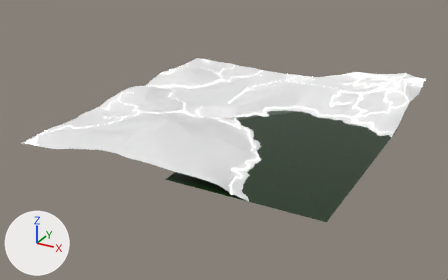
Before and after pictures for a commit that changed the glTF model Cont_Models/Sector4/Msh_Terrain.glb.
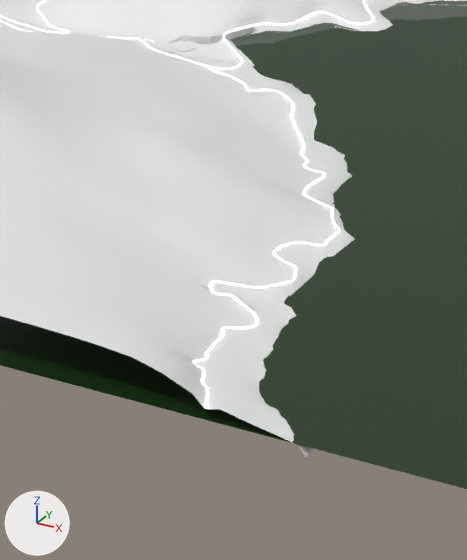
Each version appears first whole from a 50 mm camera at (3763.0, -7386.0, 3206.0) aimed at (-136.0, -296.0, -339.0), and next in a close-up on the part from 42% to 64% of the width and 39% to 81% of the height. Lighting does not change. The marker at lower left points along +X, +Y and +Z. Where no turn or scale is listed for an object, it has been applied to the vertices. Vertices at the same position are counted once.

The scene before the commit, as lines of its bpy script (objects in view):
```python
ob_msh_sec4_bloque26 = bpy.data.objects.new('Msh_Sec4_Bloque26', me_msh_sec4_bloque26)
ob_msh_sec4_bloque26.location = (1788.0, 3.0, -31.0)
ob_msh_sec4_bloque33 = bpy.data.objects.new('Msh_Sec4_Bloque33', me_msh_sec4_bloque33)
ob_msh_sec4_bloque33.location = (1788.0, 3.0, -31.0)
ob_msh_sec4_bloque34 = bpy.data.objects.new('Msh_Sec4_Bloque34', me_msh_sec4_bloque34)
ob_msh_sec4_bloque34.location = (1788.0, 3.0, -31.0)
ob_msh_sec4_bloque40 = bpy.data.objects.new('Msh_Sec4_Bloque40', me_msh_sec4_bloque40)
ob_msh_sec4_bloque40.location = (1788.0, 3.0, -31.0)
ob_msh_water = bpy.data.objects.new('Msh_Water', me_msh_agua)
ob_msh_water.location = (0.0, 0.0, 0.0)
# me_msh_sec4_bloque26
# before: 24 (-1571.0, -353.0, -1.0) at pixel (272, 74), 157 (-1491.0, -367.0, -2.0), 158 (-1560.0, -317.0, -2.0) at pixel (281, 71), 159 (-1536.0, -337.0, -2.0) at pixel (285, 75), 160 (-1505.0, -362.0, -2.0) at pixel (291, 80)
# before: 161 (-1525.0, -351.0, -2.0), 162 (-1543.0, -330.0, -2.0) at pixel (284, 74), 163 (-1517.0, -358.0, -2.0) at pixel (288, 79), 164 (-1484.0, -348.0, -24.0), 165 (-1521.0, -324.0, -24.0)
# before: 166 (-1499.0, -343.0, -24.0), 167 (-1511.0, -337.0, -24.0), 168 (-1530.0, -315.0, -24.0), 169 (-1507.0, -340.0, -24.0)
# also in view: 'Msh_Sec4_Bloque35' at (595.0, -1896.0, 47.0); 'Msh_Sec4_Bloque18' at (-598.0, 2.0, -18.0); 'Msh_Sec4_Bloque19' at (-598.0, -631.0, 42.0); 'Msh_Sec4_Bloque25' at (8.0, -3.0, 12.0); 'Msh_Sec4_Bloque27' at (-1.0, -1263.0, 194.0)
```
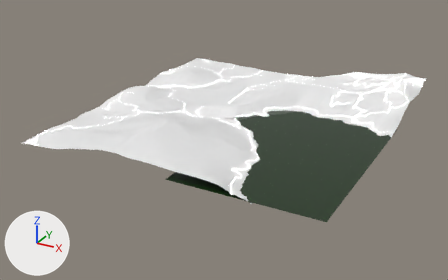
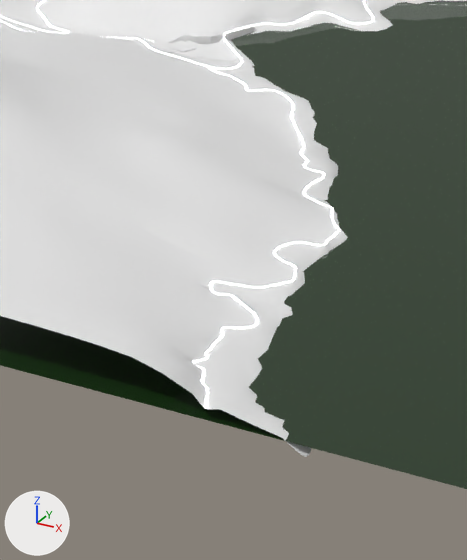
Where the newer file only moved an object's origin or applied its transform, the numbers keep the older frame.

Patch to the scene script:
```diff
--- a/Cont_Models/Sector4/Msh_Terrain.glb.py
+++ b/Cont_Models/Sector4/Msh_Terrain.glb.py
@@ me_msh_sec4_bloque26 @@
 me_msh_sec4_bloque26.from_pydata(...)  # 283 vertices, 516 faces; spans x -2087.0..-1484.0, y -950.0..-301.0, z -24.0..173.0
 # used by ob_msh_sec4_bloque26; location = (1788.0, 3.0, -31.0)
-me_msh_sec4_bloque26.vertices[266].co = (-1548.0, -301.0, -24.0)
+# me_msh_sec4_bloque26 part 1
+for i in [*range(157, 164)]: me_msh_sec4_bloque26.vertices[i].co += Vector((-13.0, -25.0, -17.0))
+for i in [24, *range(164, 170)]: me_msh_sec4_bloque26.vertices[i].co += Vector((-13.0, -25.0, 0.0))
+me_msh_sec4_bloque26.vertices[266].co = (-1551.0, -338.0, -25.0)
 me_msh_sec4_bloque26.materials.append(mat_mat_sector4_26)
@@ me_msh_sec4_bloque34 @@
 me_msh_sec4_bloque34.from_pydata(...)  # 372 vertices, 676 faces; spans x -1491.0..-884.0, y -1583.0..-950.0, z -24.0..158.0
 # used by ob_msh_sec4_bloque34; location = (1788.0, 3.0, -31.0)
+# me_msh_sec4_bloque34 part 2: 38 of 372 vertices moved; they spanned x -1061.0..-895.0, y -1425.0..-950.0, z -24.0..1.0 and now span x -1069.0..-895.0, y -1429.0..-950.0, z -24.0..-13.0; mean shift (-2.0, 0.0, -15.0); largest move (-895.0, -1334.0, -1.0) -> (-909.0, -1338.0, -18.0)
 me_msh_sec4_bloque34.materials.append(mat_mat_sector4_34)
@@ me_msh_sec4_bloque33 @@
 # used by ob_msh_sec4_bloque33; location = (1788.0, 3.0, -31.0)
-me_msh_sec4_bloque33.from_pydata(...)  # 269 vertices, 462 faces; spans x -1491.0..-1040.0, y -950.0..-349.0, z -27.0..99.0
+me_msh_sec4_bloque33.from_pydata(...)  # 267 vertices, 460 faces; spans x -1504.0..-1049.0, y -950.0..-374.0, z -27.0..99.0
+# me_msh_sec4_bloque33 part 3
+# 5 vertices are removed from x -1079.0..-1061.0, y -869.0..-851.0, z -24.0..-2.0
+# 12 faces are deleted
+# 11 vertices in x -1278.0..-1165.0, y -682.0..-484.0, z -24.0..-2.0 move by (-24.0, -25.0, 0.0)
+# 9 vertices in x -1151.0..-1064.0, y -878.0..-736.0, z -2.0 move by (-24.0, -17.0, -17.0)
+# 9 vertices in x -1282.0..-1183.0, y -691.0..-497.0, z -2.0 move by (-25.0, -25.0, -17.0)
+# 9 vertices in x -1123.0..-1042.0, y -882.0..-745.0, z -24.0 move by (-24.0, -17.0, 0.0)
+# 7 vertices in x -1226.0..-1189.0, y -681.0..-592.0, z -2.0..-1.0 move by (-24.0, -25.0, -17.0)
+# 5 vertices in x -1250.0..-1164.0, y -713.0..-546.0, z -2.0 move by (-25.0, -26.0, -17.0)
+# 70 vertices move from x -1491.0..-1040.0, y -950.0..-349.0, z -27.0..7.0 to x -1504.0..-1049.0, y -950.0..-374.0, z -27.0..2.0
+# 3 vertices are added at (-1095.0, -886.0, -19.0), (-1103.0, -881.0, -19.0), (-1085.0, -869.0, -24.0)
+# 10 new faces join them
 me_msh_sec4_bloque33.materials.append(mat_mat_sector4_33)
@@ me_msh_sec4_bloque40 @@
 # used by ob_msh_sec4_bloque40; location = (1788.0, 3.0, -31.0)
-me_msh_sec4_bloque40.from_pydata(...)  # 206 vertices, 329 faces; spans x -901.0..-534.0, y -2218.0..-1576.0, z -24.0..90.0
+me_msh_sec4_bloque40.from_pydata(...)  # 206 vertices, 329 faces; spans x -901.0..-534.0, y -2218.0..-1578.0, z -24.0..90.0
+# me_msh_sec4_bloque40 part 4: 67 of 206 vertices moved; they spanned x -832.0..-555.0, y -2216.0..-1576.0, z -24.0..3.0 and now span x -842.0..-555.0, y -2216.0..-1578.0, z -24.0..1.0; mean shift (-5.0, 0.0, -14.0); largest move (-810.0, -1592.0, -2.0) -> (-831.0, -1594.0, -19.0)
 me_msh_sec4_bloque40.materials.append(mat_mat_sector4_40)
```

Location of each change, (x1, y1, x2, y2) in pixels of the close-ups (467 x 560 px; the box of a moved part takes in the faces that stretch with it):
'Msh_Sec4_Bloque34', reshaped: before (75, 121, 355, 296); after (75, 121, 348, 296)
'Msh_Sec4_Bloque26', reshaped: before (5, 37, 290, 121); after (5, 37, 281, 121)
'Msh_Sec4_Bloque33', reshaped (9% narrower, 7% shorter): before (197, 84, 352, 186); after (197, 89, 338, 184)
part 1 of me_msh_sec4_bloque26, moved or reshaped: before (244, 68, 290, 89); after (244, 68, 281, 89)
part 2 of me_msh_sec4_bloque34, moved or reshaped: before (296, 177, 355, 283); after (296, 177, 348, 282)
part 3 of me_msh_sec4_bloque33, moved or reshaped: before (281, 84, 352, 186); after (281, 89, 338, 184)
part 4 of me_msh_sec4_bloque40, moved or reshaped: (240, 307, 311, 457) in both
